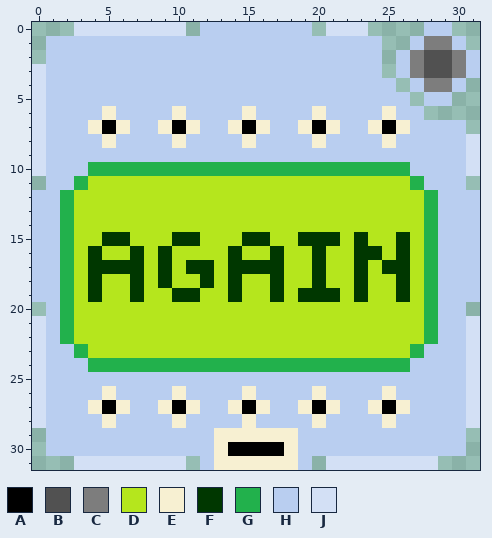
Two versions of one pixel-art sprite, Icons/Password.png. The picture above was drawn from the file before the commit.
The file is 32x32 pixels.
Palette (. is transparent): A #000000  B #515151  C #7d7d7d  D #b5e61d  E #f7f0d2  F #003700  G #22b14c  H #b9cef0  J #d3e0f5
The same view after the edit:
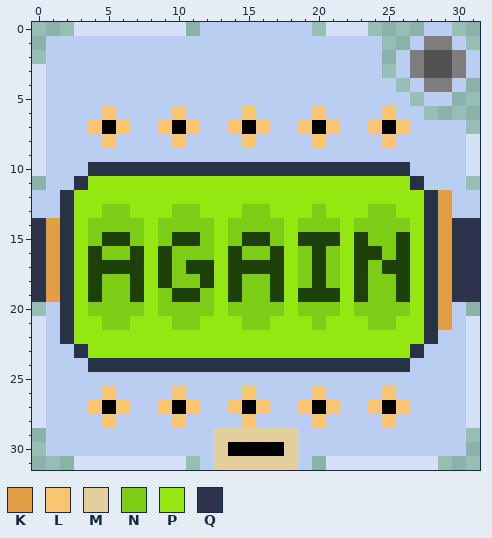
Colours new in this view: K #e19e44  L #fac571  M #e2cf9d  N #7dcc15  P #94e710  Q #2d334a
Difference:
@@ palette @@
-F #003700
+F #1e410a
-G #22b14c
+G #273345
@@ x 0..31 @@
  5 JHHHHHHHHHHHHHHHHHHHHHHHHHH.HH..
- 6 JHHHHEHHHHEHHHHEHHHHEHHHHEHH....
- 7 JHHHEAEHHEAEHHEAEHHEAEHHEAEHHHH.
- 8 JHHHHEHHHHEHHHHEHHHHEHHHHEHHHHHJ
+ 6 JHHHHLHHHHLHHHHLHHHHLHHHHLHH....
+ 7 JHHHLALHHLALHHLALHHLALHHLALHHHH.
+ 8 JHHHHLHHHHLHHHHLHHHHLHHHHLHHHHHJ
  9 JHHHHHHHHHHHHHHHHHHHHHHHHHHHHHHJ
 10 JHHHGGGGGGGGGGGGGGGGGGGGGGGHHHHJ
-11 .HHGDDDDDDDDDDDDDDDDDDDDDDDGHHH.
-12 HHGDDDDDDDDDDDDDDDDDDDDDDDDDGHHH
-13 HHGDDDDDDDDDDDDDDDDDDDDDDDDDGHHH
-14 HHGDDDDDDDDDDDDDDDDDDDDDDDDDGHHH
-15 HHGDDFFDDDFFDDDFFDDFFFDFDDFDGHHH
-16 HHGDFDDFDFDDDDFDDFDDFDDFFDFDGHHH
-17 HHGDFFFFDFDFFDFFFFDDFDDFDFFDGHHH
-18 HHGDFDDFDFDDFDFDDFDDFDDFDDFDGHHH
-19 HHGDFDDFDDFFDDFDDFDFFFDFDDFDGHHH
-20 .HGDDDDDDDDDDDDDDDDDDDDDDDDDGHH.
-21 JHGDDDDDDDDDDDDDDDDDDDDDDDDDGHHJ
-22 JHGDDDDDDDDDDDDDDDDDDDDDDDDDGHHJ
-23 JHHGDDDDDDDDDDDDDDDDDDDDDDDGHHHJ
+11 .HHGPPPPPPPPPPPPPPPPPPPPPPPGHHH.
+12 HHGPPPPPPPPPPPPPPPPPPPPPPPPPGKHH
+13 HHGPPNNPPPNNPPPNNPPPNPPPNNPPGKHH
+14 QKGPNNNNPNNNNPNNNNPNNNPNNNNPGKQQ
+15 QKGPNFFNPNFFNPNFFNPFFFPFNNFPGKQQ
+16 QKGPFNNFPFNNNPFNNFPNFNPFFNFPGKQQ
+17 QKGPFFFFPFNFFPFFFFPNFNPFNFFPGKQQ
+18 QKGPFNNFPFNNFPFNNFPNFNPFNNFPGKQQ
+19 QKGPFNNFPNFFNPFNNFPFFFPFNNFPGKQQ
+20 .HGPNNNNPNNNNPNNNNPNNNPNNNNPGKH.
+21 JHGPPNNPPPNNPPPNNPPPNPPPNNPPGKHJ
+22 JHGPPPPPPPPPPPPPPPPPPPPPPPPPGHHJ
+23 JHHGPPPPPPPPPPPPPPPPPPPPPPPGHHHJ
 24 JHHHGGGGGGGGGGGGGGGGGGGGGGGHHHHJ
 25 JHHHHHHHHHHHHHHHHHHHHHHHHHHHHHHJ
-26 JHHHHEHHHHEHHHHEHHHHEHHHHEHHHHHJ
-27 JHHHEAEHHEAEHHEAEHHEAEHHEAEHHHHJ
-28 JHHHHEHHHHEHHHHEHHHHEHHHHEHHHHHJ
-29 .HHHHHHHHHHHHEEEEEEHHHHHHHHHHHH.
-30 .HHHHHHHHHHHHEAAAAEHHHHHHHHHHHH.
-31 ...JJJJJJJJ.HEEEEEEH.JJJJJJJJ...
+26 JHHHHLHHHHLHHHHLHHHHLHHHHLHHHHHJ
+27 JHHHLALHHLALHHLALHHLALHHLALHHHHJ
+28 JHHHHLHHHHLHHHHLHHHHLHHHHLHHHHHJ
+29 .HHHHHHHHHHHHMMMMMMHHHHHHHHHHHH.
+30 .HHHHHHHHHHHHMAAAAMHHHHHHHHHHHH.
+31 ...JJJJJJJJ.HMMMMMMH.JJJJJJJJ...
